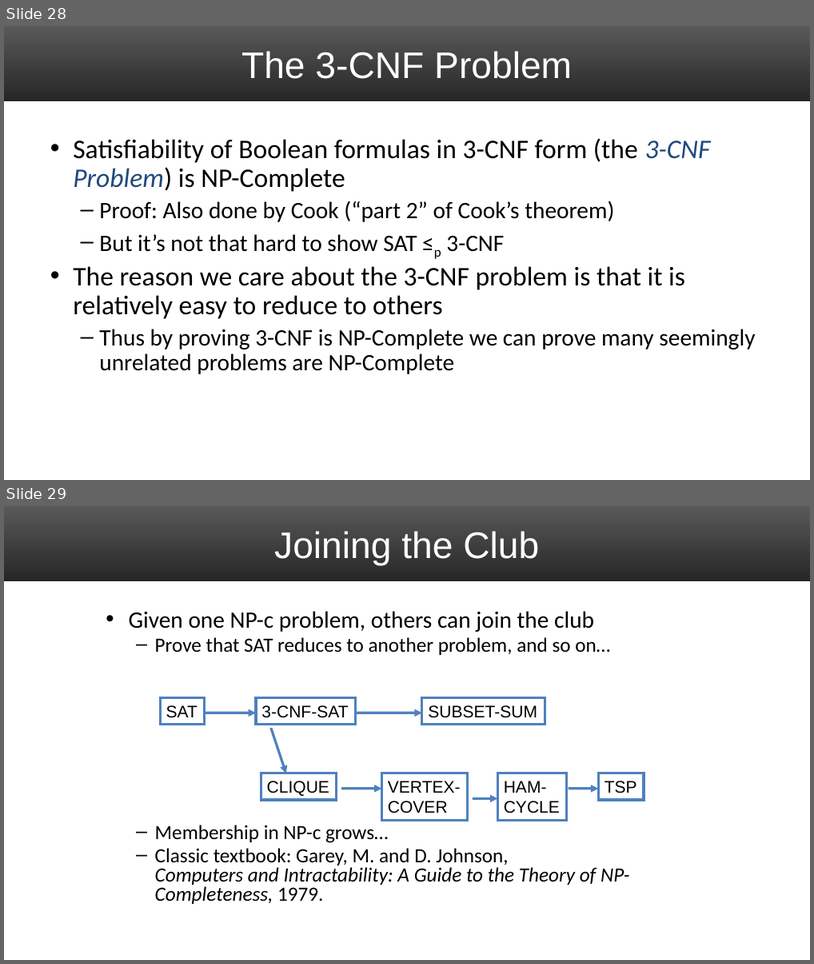
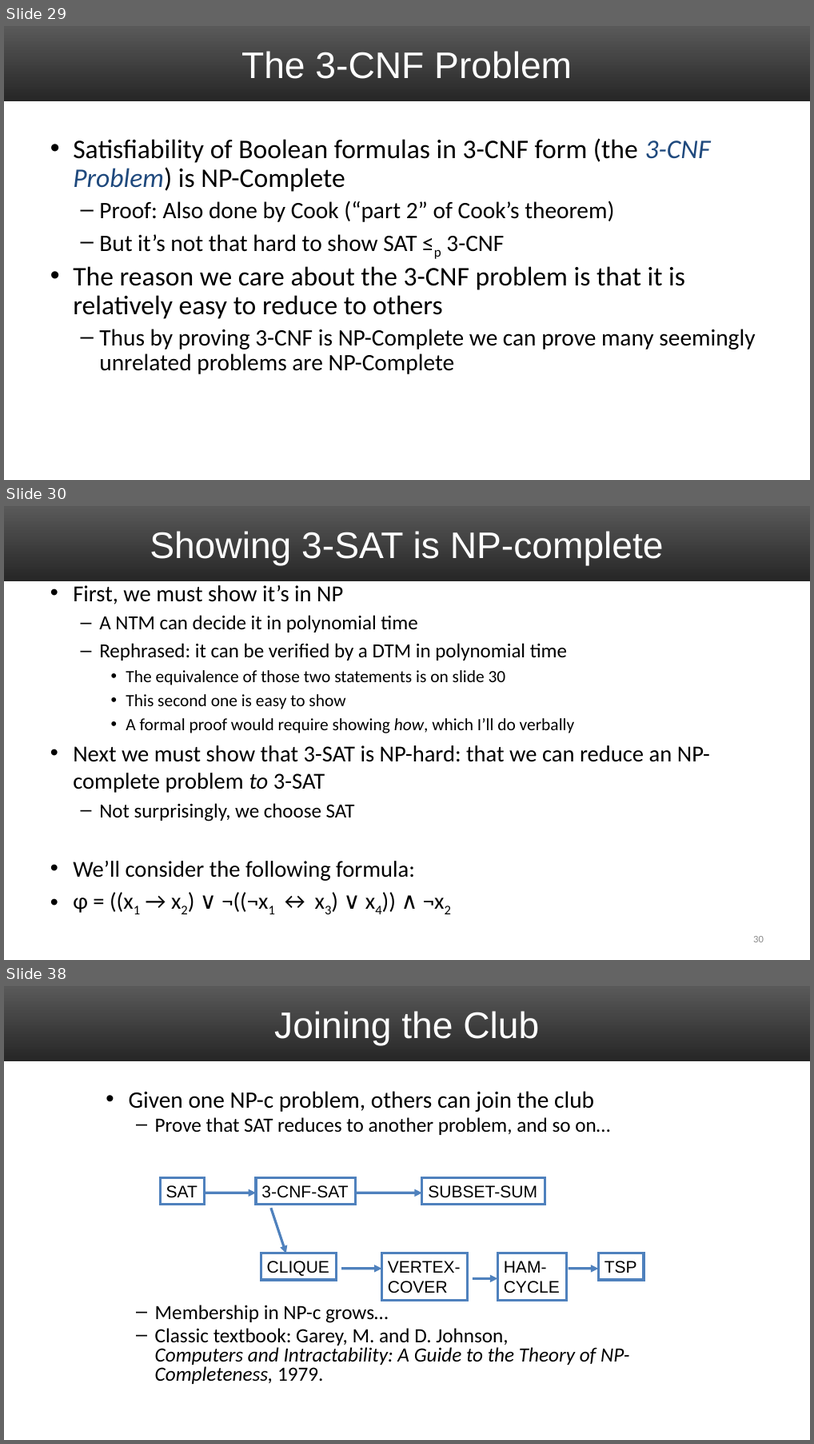
Before and after one commit to markfloryan/dsa2, a slide deck: slides/07-NPCIntro.pptx. Shown one above the other, each under a label of ours: slides 28 and 29 before the commit, slides 29, 30 and 38 after it; the slides between them are not shown. The pictures are 814x964 and 814x1444 pixels, drawn with LibreOffice and Linux fonts; fonts in the diff are those of the drawing. Boxes give left, top, right and bottom in pixels: in the first picture for what was removed or moved away, otherwise in the second. Text is boxed around its words. In the diff, an @@ line names an element or a change of style, - is before the commit and + after.

```diff
--- a/slides/07-NPCIntro.pptx
+++ b/slides/07-NPCIntro.pptx
@@ slide 30 added at (4,506,810,960), background #FFFFFF; not listed: 1 template element that a slide beside it also shows @@
@@ title added at (150,531,664,566), 44 pt, text #FFFFFF @@
+Showing 3-SAT is NP-complete
@@ text added at (73,585,710,912), 27.2 pt, text #000000 @@
+• First, we must show it’s in NP
+  – A NTM can decide it in polynomial time
+  – Rephrased: it can be verified by a DTM in polynomial time
+    • The equivalence of those two statements is on slide 30
+    • This second one is easy to show
+    • A formal proof would require showing how, which I’ll do verbally
+• Next we must show that 3-SAT is NP-hard: that we can reduce an NP-complete problem to 3-SAT
+  – Not surprisingly, we choose SAT
+• We’ll consider the following formula:
+• φ = ((x1 → x2) ∨ ¬((¬x1 ↔ x3) ∨ x4)) ∧ ¬x2
@@ page number added at (754,936,764,942), 12 pt, text #8C8C8C @@
+30
@@ what was slide 28 is now slide 29 @@
@@ what was slide 29 is now slide 38 @@
```
Also in this commit, not shown: 2 slides changed, 10 other slides added, 2 slides removed, 2 other files.
